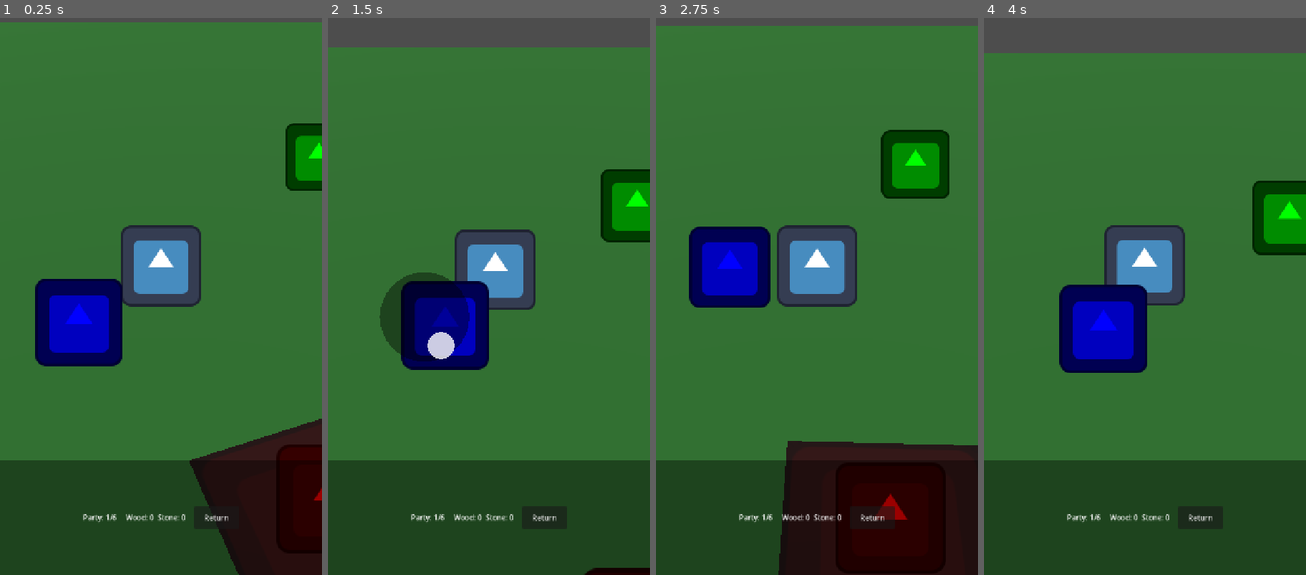
Above: before the commit, frames 1-4 (left to right).
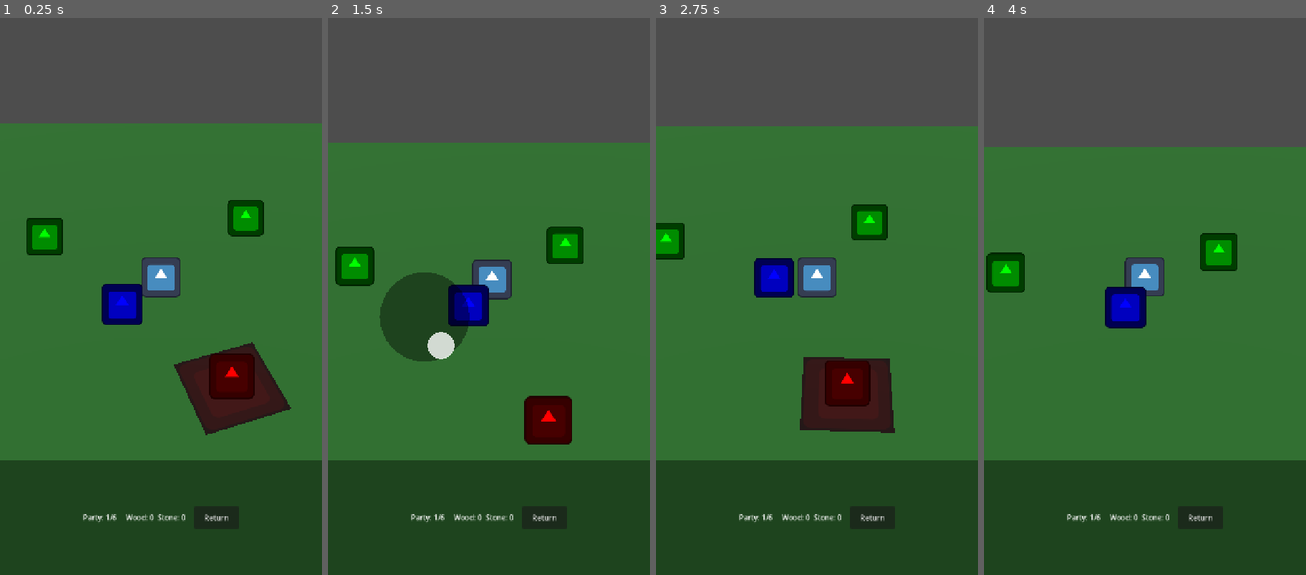
Above: after the commit, the same moments.

Repository: Usobanana/antigravity-prototype_TOH
Game: Godot game, scene res://scenes/levels/Field.tscn
Two runs of this game, one before a commit and one after it. Both use one fixed random seed, a clock stepped at 60 frames per second and the inputs below. The engine's default icon, where the game draws it, is replaced by a stand-in: a white triangle on a blue panel in a dark square.
Inputs (mouse positions are in pixels of both pictures, inside the frame that each line leads up to):
- Up to frame 1 (0.25 s): no input
- Up to frame 2 (1.5 s): drag from (489, 290) to (521, 162) at 0.52 s; drag from (424, 318) to (472, 402) at 1.27 s
- Up to frame 3 (2.75 s): move the mouse to (849, 162) at 2.02 s; click (849, 162) at 2.17 s
- Up to frame 4 (4 s): drag from (1128, 402) to (1048, 201) at 2.77 s; move the mouse to (1241, 374) at 3.52 s; click (1241, 374) at 3.67 s

The runs differ from the first frame. In frame 1, 40% of the frame differs, in the area x 0-100%, y 0-100%; in frame 2, 29%; in frame 3, 47%, in the area x 0-100%, y 1-100%; in frame 4, 27%.

Commit message:
Adjust camera offset to see more of the field

Diff:
--- a/antigravity-prototype-toh/scenes/actors/CameraController.tscn
+++ b/antigravity-prototype-toh/scenes/actors/CameraController.tscn
@@ -3,6 +3,6 @@
 [ext_resource type="Script" path="res://scripts/components/camera_controller.gd" id="1_cam"]
 
 [node name="CameraController" type="Camera3D"]
-transform = Transform3D(1, 0, 0, 0, 0.707107, 0.707107, 0, -0.707107, 0.707107, 0, 8, 8)
+transform = Transform3D(1, 0, 0, 0, 0.707107, 0.707107, 0, -0.707107, 0.707107, 0, 16, 16)
 fov = 45.0
 script = ExtResource("1_cam")
--- a/antigravity-prototype-toh/scripts/components/camera_controller.gd
+++ b/antigravity-prototype-toh/scripts/components/camera_controller.gd
@@ -2,7 +2,7 @@
 class_name CameraController
 
 @export var follow_speed: float = 5.0
-@export var offset: Vector3 = Vector3(0, 8, 8) # カメラの基本位置（対象からY方向+8, Z方向+8の斜め上）
+@export var offset: Vector3 = Vector3(0, 16, 16) # カメラの基本位置をさらに遠く（高く+手前へ）離す
 
 var target: Node3D = null
 
Not shown, added: antigravity-prototype-toh/scripts/components/target_marker.gd.uid
